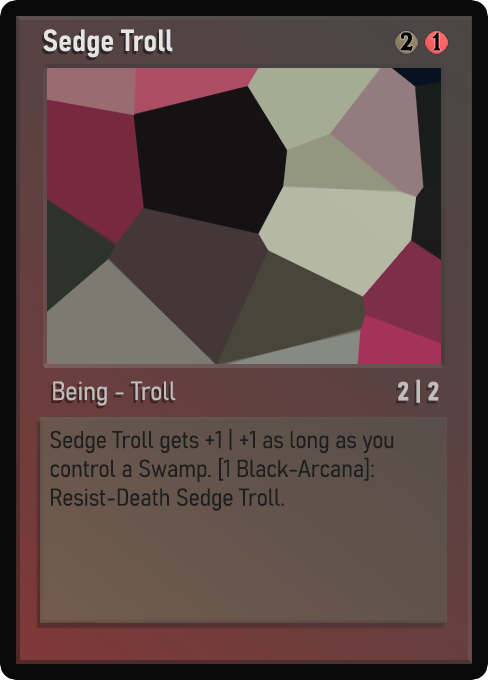
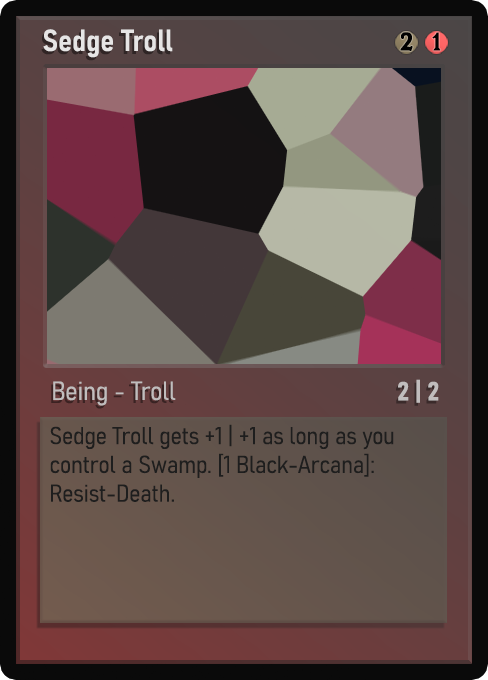
Comparing the layer stacks of the two 488 × 680 images. Changes:
painted on "Desc_norm" over [50, 424, 394, 511]
